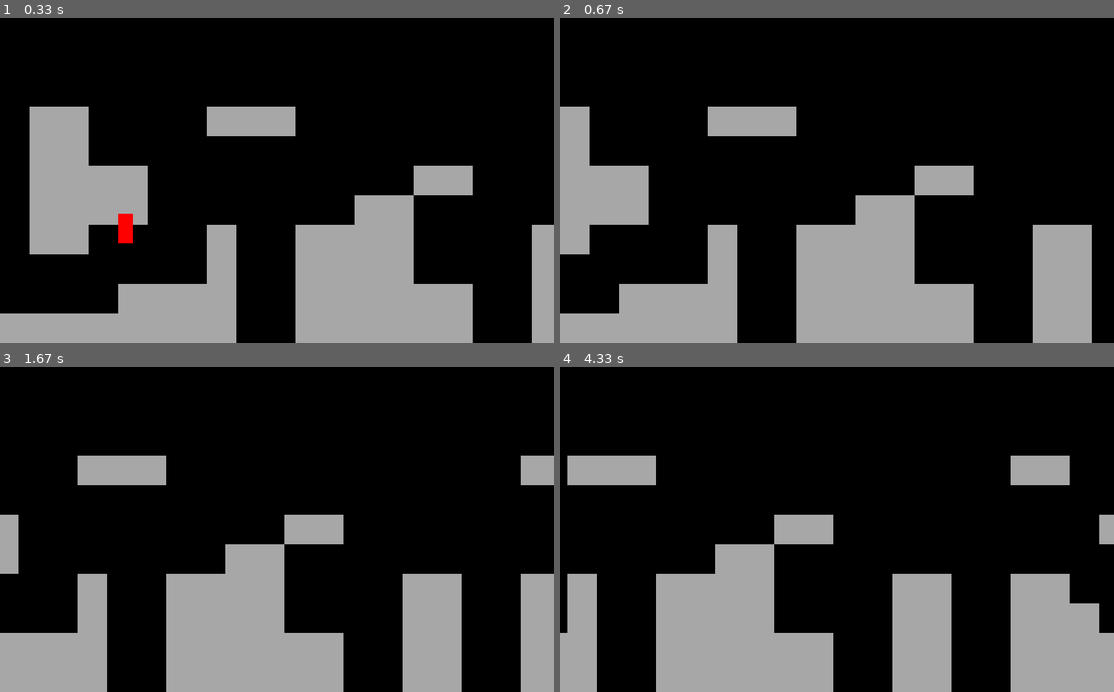
Above: before the commit, frames 1-4 (two rows, left to right).
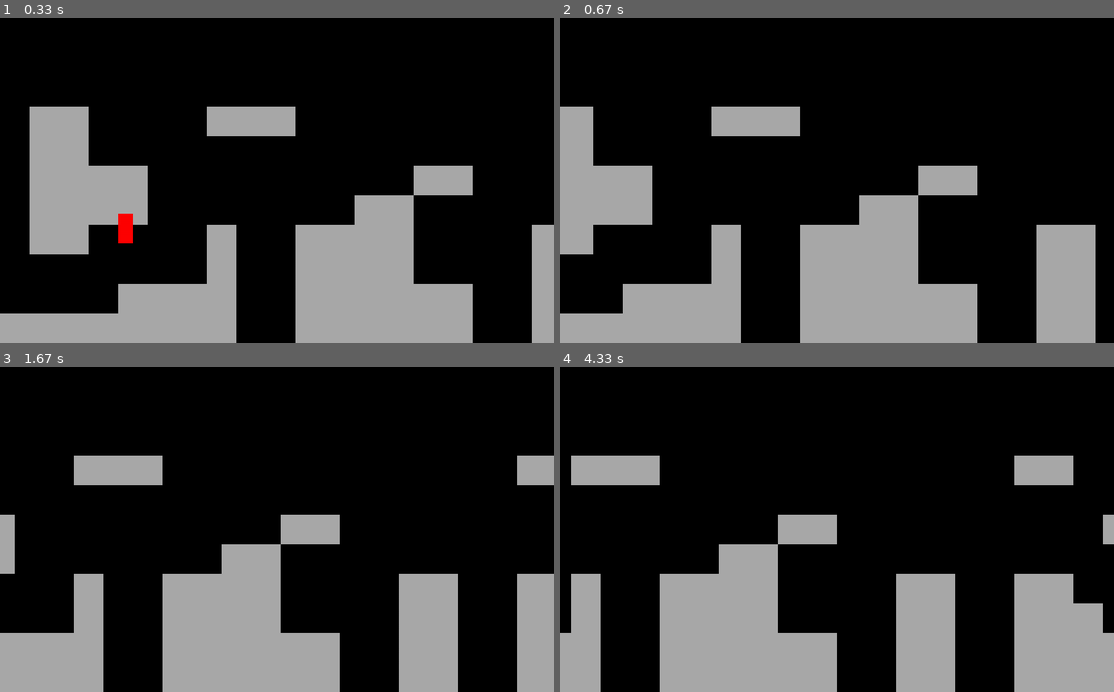
Above: after the commit, the same moments.

Repository: youngjerald239/pygame
Game: pygame game, started from main.py
Same seed, same stepped clock (60 frames per second), same inputs: the game is played once before the commit and once after it.
Inputs:
- Up to frame 1 (0.33 s): no input
- Up to frame 2 (0.67 s): hold Right from 0.33 s (still down)
- Up to frame 3 (1.67 s): release Right at 0.8 s; hold Right 0.83-1.3 s; tap Space at 0.9, 1.2, 1.4 s; hold Left from 1.33 s (still down)
- Up to frame 4 (4.33 s): tap Space at 1.7, 1.97, 2.27, 2.4, 2.7, 3.07, 3.37, 3.57, 3.87, 4.07 s; release Left at 1.87 s; hold Left 1.9-2.3 s; hold Right 2.33-2.97 s; hold Left 3-3.47 s; hold Right 3.5-3.97 s; hold Right from 4 s (still down)

Frame 1 is identical in both runs. In frame 2, 2.1% of the frame differs, in the area x 5-97%, y 27-100%; in frame 3, 2.1%; in frame 4, 2.2%, in the area x 1-98%, y 27-100%.

Commit message:
set up collisions

Diff:
--- a/level.py
+++ b/level.py
@@ -44,13 +44,19 @@
             self.world_shift = 0
             player.speed = 8
 
+    def horizontil_movement_collision(self):
+        player = self.player.sprite
+
+        player.rect.x += player.direction.x * player.speed
+
     def run(self):
 
         # level tiles
         self.tiles.update(self.world_shift)
         self.tiles.draw(self.display_surface)
+        self.scroll_x()
 
         # Player
         self.player.update()
+        self.horizontil_movement_collision()
         self.player.draw(self.display_surface)
-        self.scroll_x()
--- a/player.py
+++ b/player.py
@@ -35,5 +35,5 @@
 
     def update(self):
         self.get_input()
-        self.rect.x += self.direction.x * self.speed
+
         self.apply_gravity()
